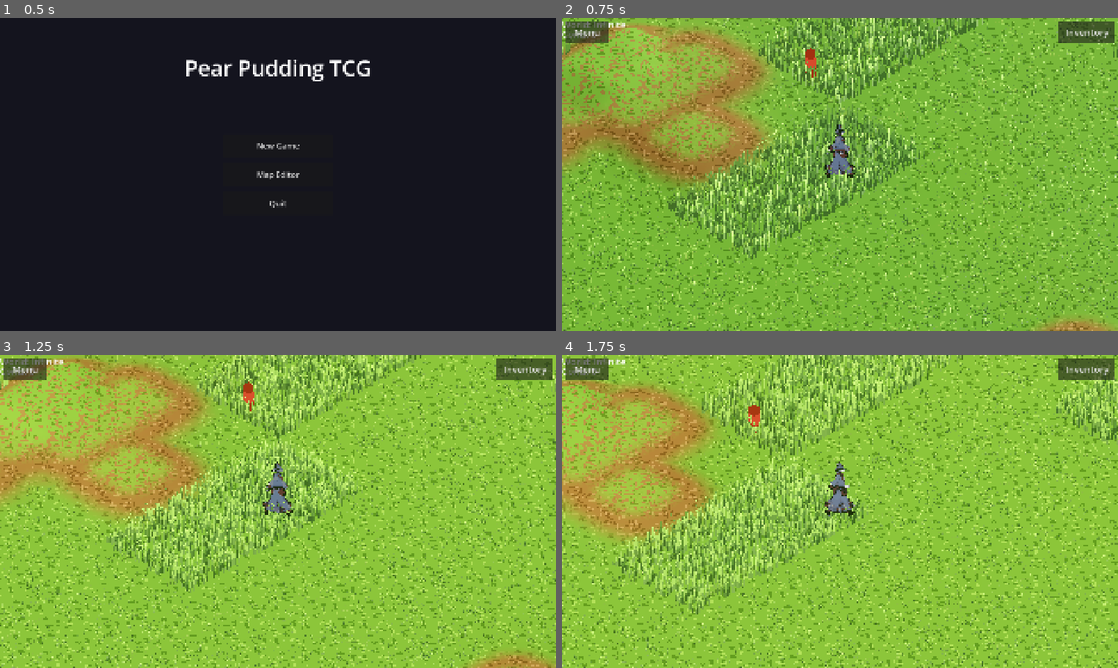
Above: before the commit, frames 1-4 (two rows, left to right).
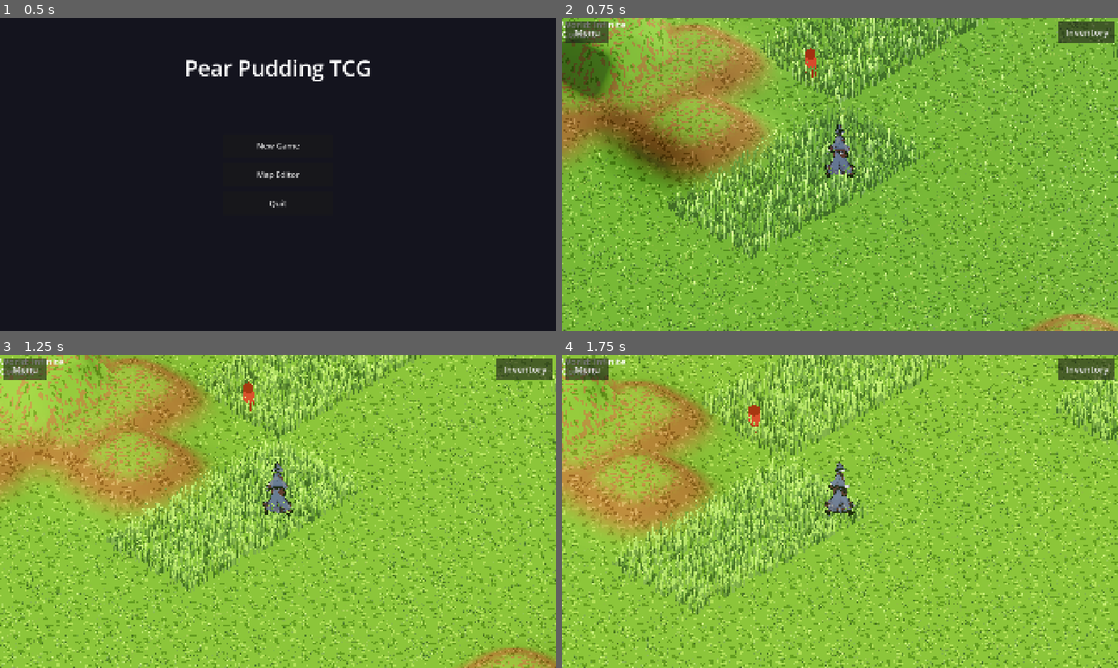
Above: after the commit, the same moments.

Repository: ChrisPauly97/pear-pudding-godot
Game: Godot game, scene res://scenes/ui/MenuScene.tscn
Same seed, same stepped clock (60 frames per second), same inputs: the game is played once before the commit and once after it.
Inputs (mouse positions are in pixels of both pictures, inside the frame that each line leads up to):
- Up to frame 1 (0.5 s): no input
- Up to frame 2 (0.75 s): click "New Game" at 0.5 s
- Up to frame 3 (1.25 s): no input
- Up to frame 4 (1.75 s): tap Enter at 1.25 s; move the mouse to (962, 495) at 1.27 s; hold D (move_right) from 1.28 s (still down); hold E (interact) from 1.28 s (still down); click (962, 495) at 1.42 s; tap Space (jump) at 1.52 s

Frame 1 is identical in both runs. In frame 2, 12% of the frame differs, in the area x 0-100%, y 0-100%; in frame 3, 10%; in frame 4, 7.4%.

Commit message:
Increase hill heights: HILL_FACE_H 0.55→1.5, PLATEAU_H 0.65→1.8
Hill level 1 (the most common) was only 0.55 world units tall — barely
visible from the isometric angle.  Walls by comparison reach 4–6 wu.

HILL_FACE_H 1.5 gives level 1 hills = 1.5 wu, level 5 = 7.5 wu (visible
mountain range).  PLATEAU_H / HILL_PEAK_H raised to 1.8 so the blend
normalization keeps the side/top texture transition in the right zone.

https://claude.ai/code/session_01EN5yH3Xt9cMbACvcaaV7Wq

Diff:
--- a/autoloads/IsoConst.gd
+++ b/autoloads/IsoConst.gd
@@ -12,7 +12,7 @@
 const ISO_HALF_W: int = 32
 const ISO_HALF_H: int = 16
 const WALL_FACE_H: float = 1.0    # world-unit height per wall level
-const HILL_FACE_H: float = 0.55   # world-unit height per hill level
+const HILL_FACE_H: float = 1.5    # world-unit height per hill level
 const WALL_FACE_TEX_H: int = 36
 
 # Tile type constants
--- a/scenes/world/ChunkRenderer.gd
+++ b/scenes/world/ChunkRenderer.gd
@@ -10,7 +10,7 @@
 const _TownspersonScene  = preload("res://scenes/world/entities/TownspersonNPC.tscn")
 
 const TERRAIN_VDENSITY: int = 2
-const PLATEAU_H:        float = 0.65  # fallback hill height for tiles with no stored height
+const PLATEAU_H:        float = 1.8   # fallback hill height for tiles with no stored height
 const CURVE_R:          float = 3.5   # hill smoothstep radius (world units)
 const WALL_CURVE_R:     float = 0.4   # wall rise radius — sub-vertex-step so walls are near-vertical
 
--- a/scenes/world/WorldScene.gd
+++ b/scenes/world/WorldScene.gd
@@ -101,7 +101,7 @@
 const DIALOGUE_DURATION: float = 4.0
 
 # Terrain height constants — named-map path uses a wider ramp than chunks
-const HILL_PEAK_H:    float = 0.65
+const HILL_PEAK_H:    float = 1.8
 const HILL_RAMP_R:    float = 4.0
 const TERRAIN_VDENSITY: int = 2
 
